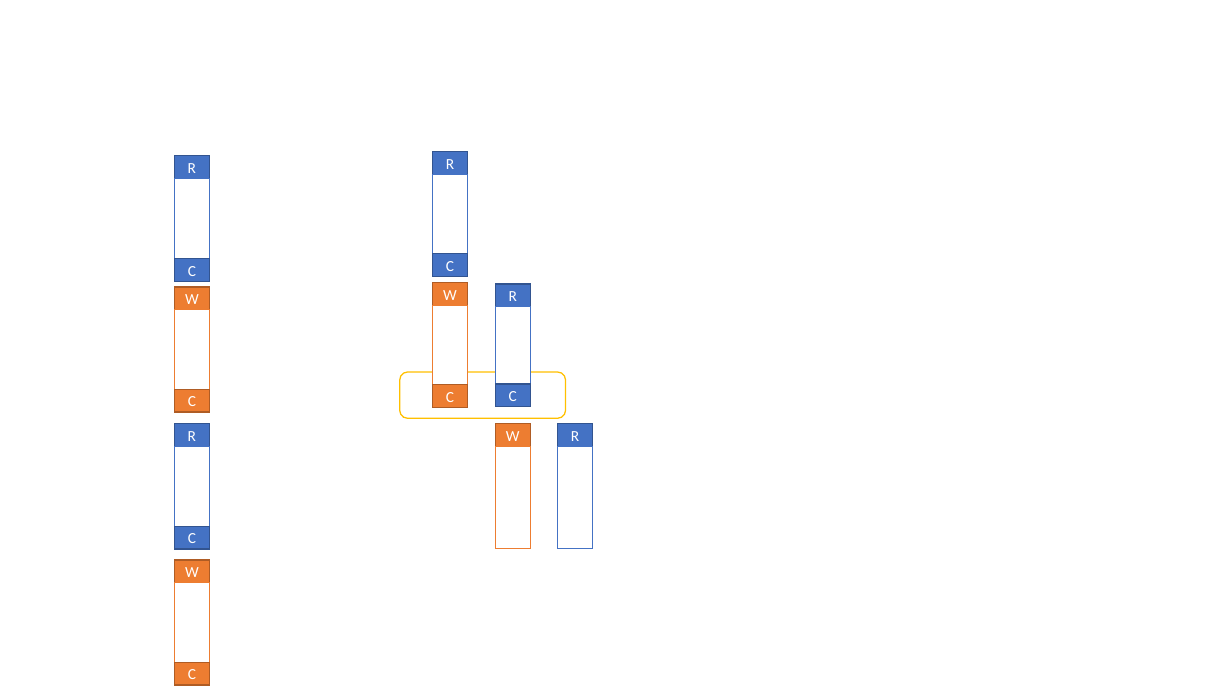
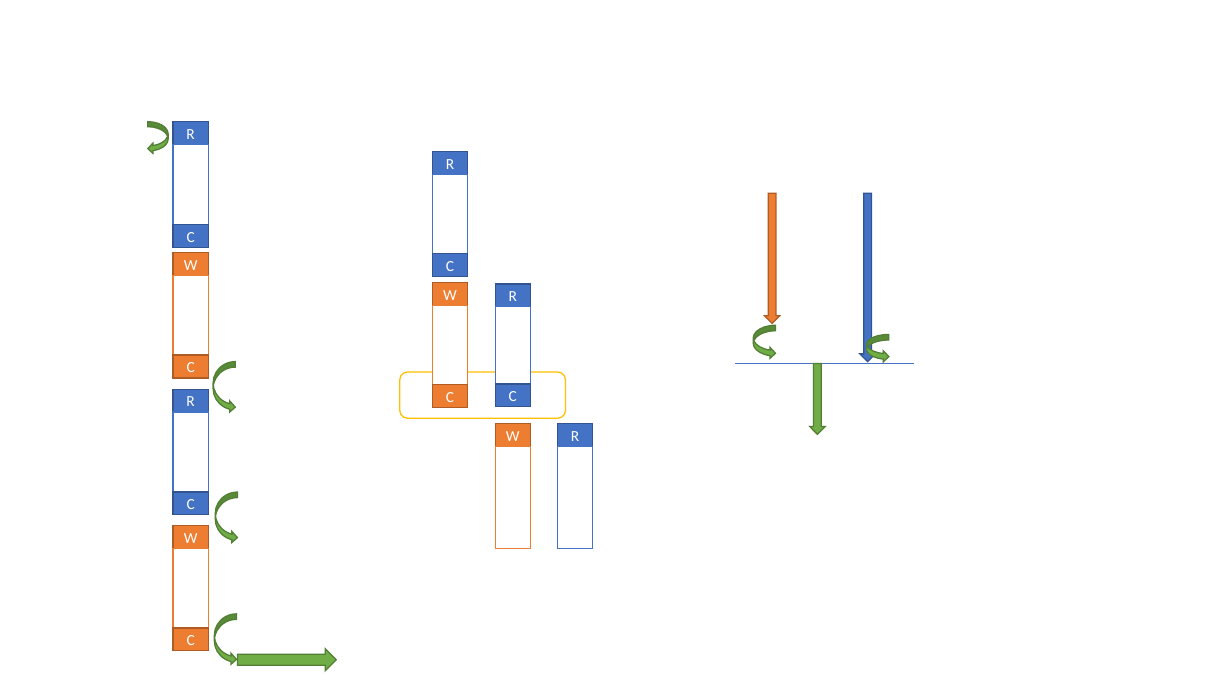
Before and after one commit to isel-leic-pc/s2021v-li51n, a slide deck: slide 103 of docs/threads.pptx. Drawn at 1232x693 pixels with LibreOffice and Linux fonts; fonts in the diff are those of the drawing. Boxes give left, top, right and bottom in pixels: in the first picture for what was removed or moved away, otherwise in the second. Text is boxed around its words. In the diff, an @@ line names an element or a change of style, - is before the commit and + after.

```diff
--- a/docs/threads.pptx
+++ b/docs/threads.pptx
@@ curved left arrow added at (x1=148, y1=122, x2=168, y2=154), fill #70AD47, outline #538035 1 pt @@
@@ 12 rectangles moved together from (x1=175, y1=156, x2=210, y2=686) to (x1=173, y1=122, x2=208, y2=652) @@
@@ down arrow added at (x1=764, y1=193, x2=780, y2=323), fill #ED7D31, outline #AF5C24 1 pt @@
@@ down arrow added at (x1=860, y1=193, x2=876, y2=361), fill #4472C4, outline #325491 1 pt @@
@@ curved right arrow added at (x1=753, y1=325, x2=775, y2=359), fill #70AD47, outline #538035 1 pt @@
@@ curved right arrow added at (x1=867, y1=335, x2=889, y2=362), fill #70AD47, outline #538035 1 pt @@
@@ curved right arrow added at (x1=213, y1=361, x2=236, y2=412), fill #70AD47, outline #538035 1 pt @@
@@ line added from (735, 363) to (914, 363), #4472C4 0.5 pt @@
@@ down arrow added at (x1=810, y1=363, x2=825, y2=434), fill #70AD47, outline #538035 1 pt @@
@@ curved right arrow added at (x1=215, y1=493, x2=238, y2=543), fill #70AD47, outline #538035 1 pt @@
@@ curved right arrow added at (x1=214, y1=614, x2=237, y2=665), fill #70AD47, outline #538035 1 pt @@
@@ right arrow added at (x1=238, y1=649, x2=336, y2=671), fill #70AD47, outline #538035 1 pt @@
```
Also in this commit, not shown: 9 slides added, 2 other files.
